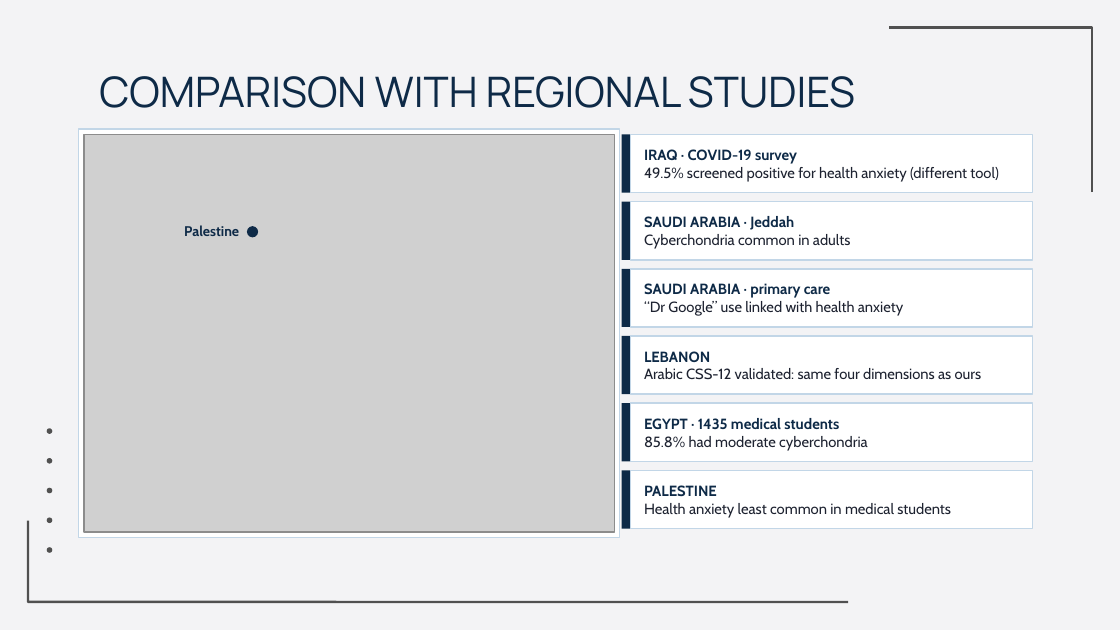
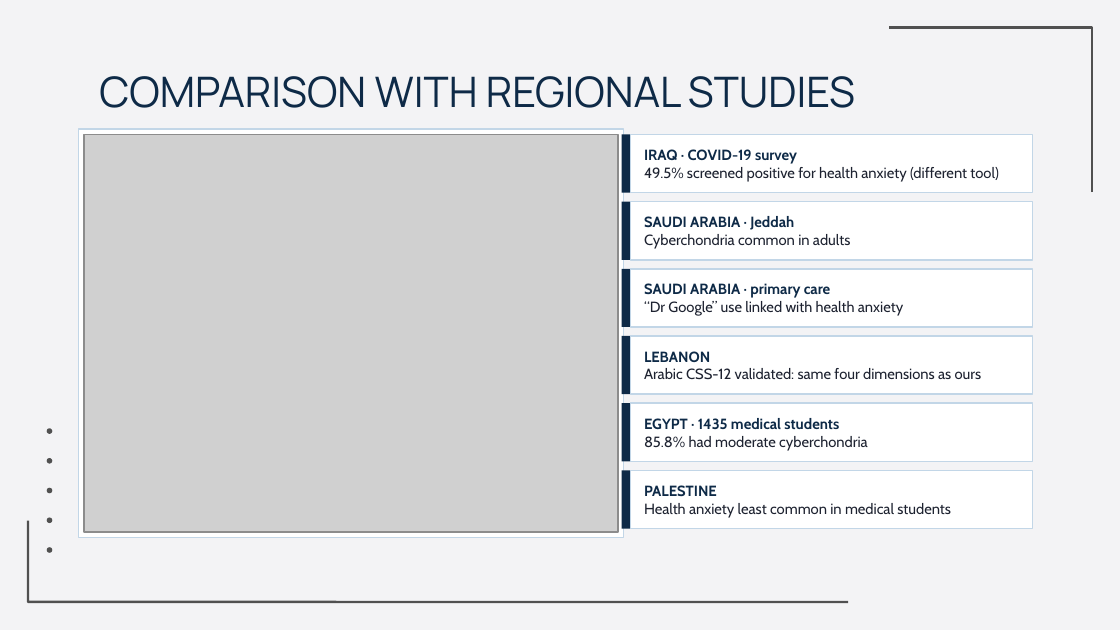
Before and after one commit to Yaseen279/History-Exam, a slide deck: slide 23 of research/output/study/slides/Defence_Final.pptx. Drawn at 1120x630 pixels with LibreOffice and Linux fonts; fonts in the diff are those of the drawing; grey boxes stand for pictures; background and template pictures are left out. Boxes give left, top, right and bottom in pixels: in the first picture for what was removed or moved away, otherwise in the second. Text is boxed around its words. In the diff, an @@ line names an element or a change of style, - is before the commit and + after.

```diff
--- a/research/output/study/slides/Defence_Final.pptx
+++ b/research/output/study/slides/Defence_Final.pptx
@@ rectangle: place and size @@
-rectangle at box(78, 129, 619, 538)
+rectangle at box(78, 129, 624, 538)
@@ picture: place and size @@
-picture at box(84, 134, 614, 532)
+picture at box(84, 134, 618, 532)
@@ text removed at box(184, 225, 239, 236) @@
-Palestine
@@ ellipse removed at box(248, 226, 259, 237) @@
```
Also in this commit, not shown: 4 other files.
